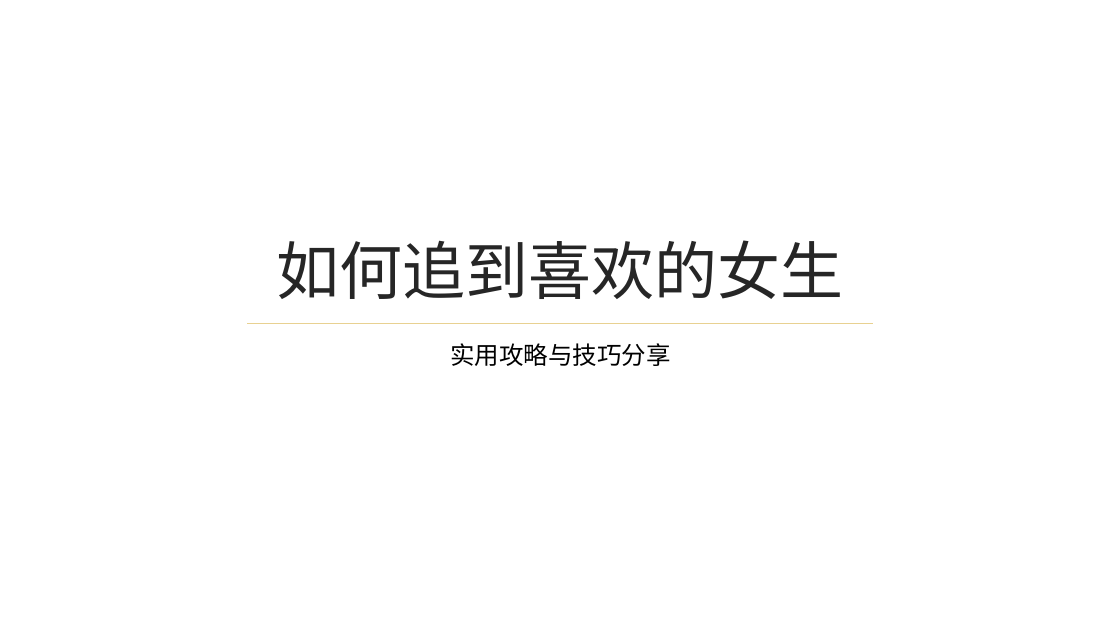
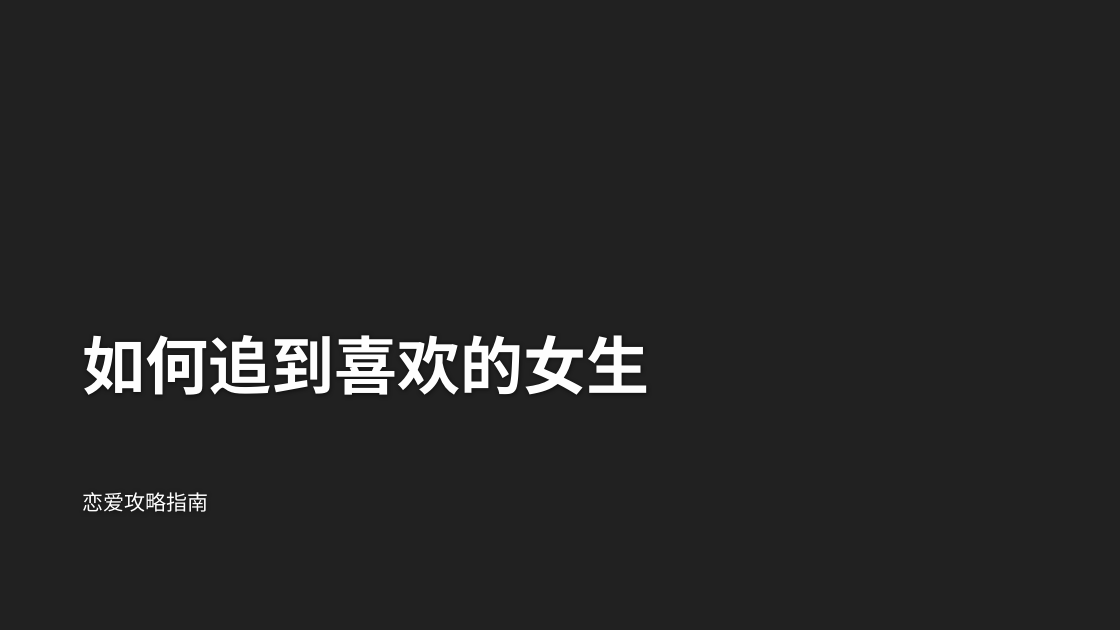
Before and after one commit to Lizhenghe-Chen/AIFileGenerator, a slide deck: slide 1 of Output/666/test.pptx. Drawn at 1120x630 pixels with LibreOffice and Linux fonts; fonts in the diff are those of the drawing; background and template pictures are left out. Boxes give left, top, right and bottom in pixels: in the first picture for what was removed or moved away, otherwise in the second. Text is boxed around its words. In the diff, an @@ line names an element or a change of style, - is before the commit and + after.

```diff
--- a/Output/666/test.pptx
+++ b/Output/666/test.pptx
@@ background picture (left out) to #212121 @@
@@ title "如何追到喜欢的女生": place and size @@
-title "如何追到喜欢的女生" at [277,240,844,299]
+title "如何追到喜欢的女生" at [83,335,650,395]
@@ title "如何追到喜欢的女生" at [83,335,650,395]: font Times New Roman to Quicksand, text colour #262626 to #FEFEFE, bold on; alignment centre to left @@
@@ line removed from (247, 323) to (874, 323) @@
@@ subtitle at [83,492,209,512]: text changed; size 21 to 18 pt; font Times New Roman to Quicksand; text colour #000000 to #FFFFFF @@
-实用攻略与技巧分享
+恋爱攻略指南
```
Also in this commit, not shown: 3 other slides changed, 2 slides added, 2 slides removed, 5 other files.
